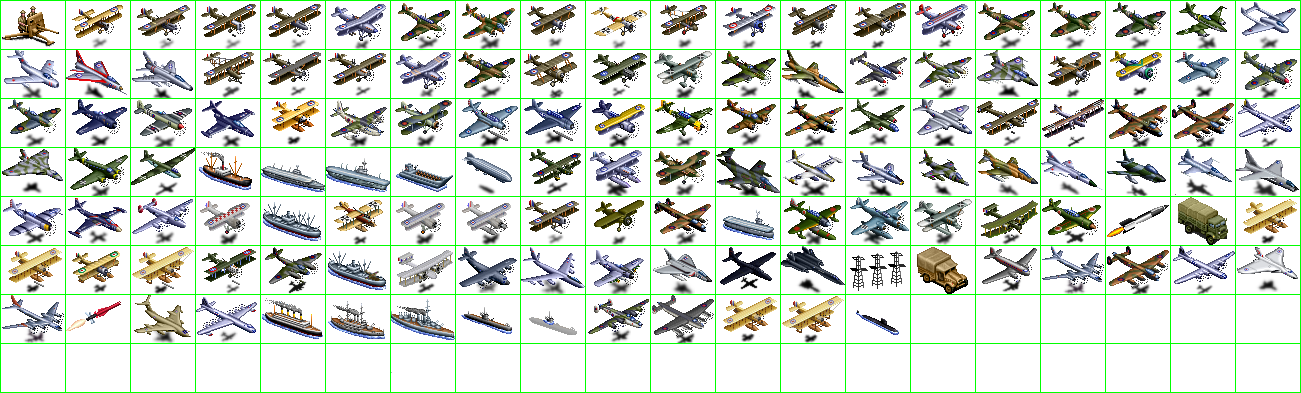
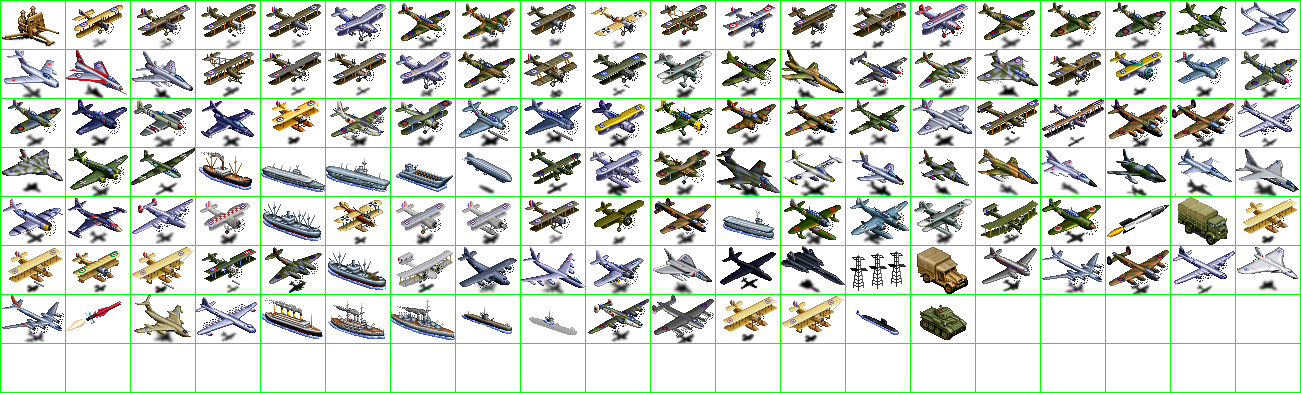
Layered file, before and after one edit (1301px x 393px). Changes by layer:
painted on "units" over [920, 305, 967, 340]
